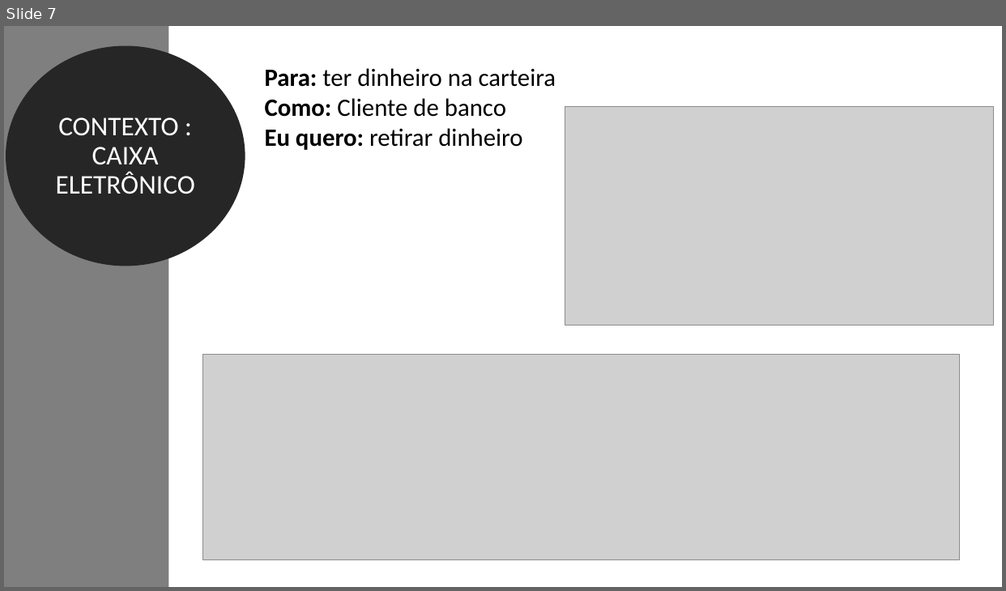
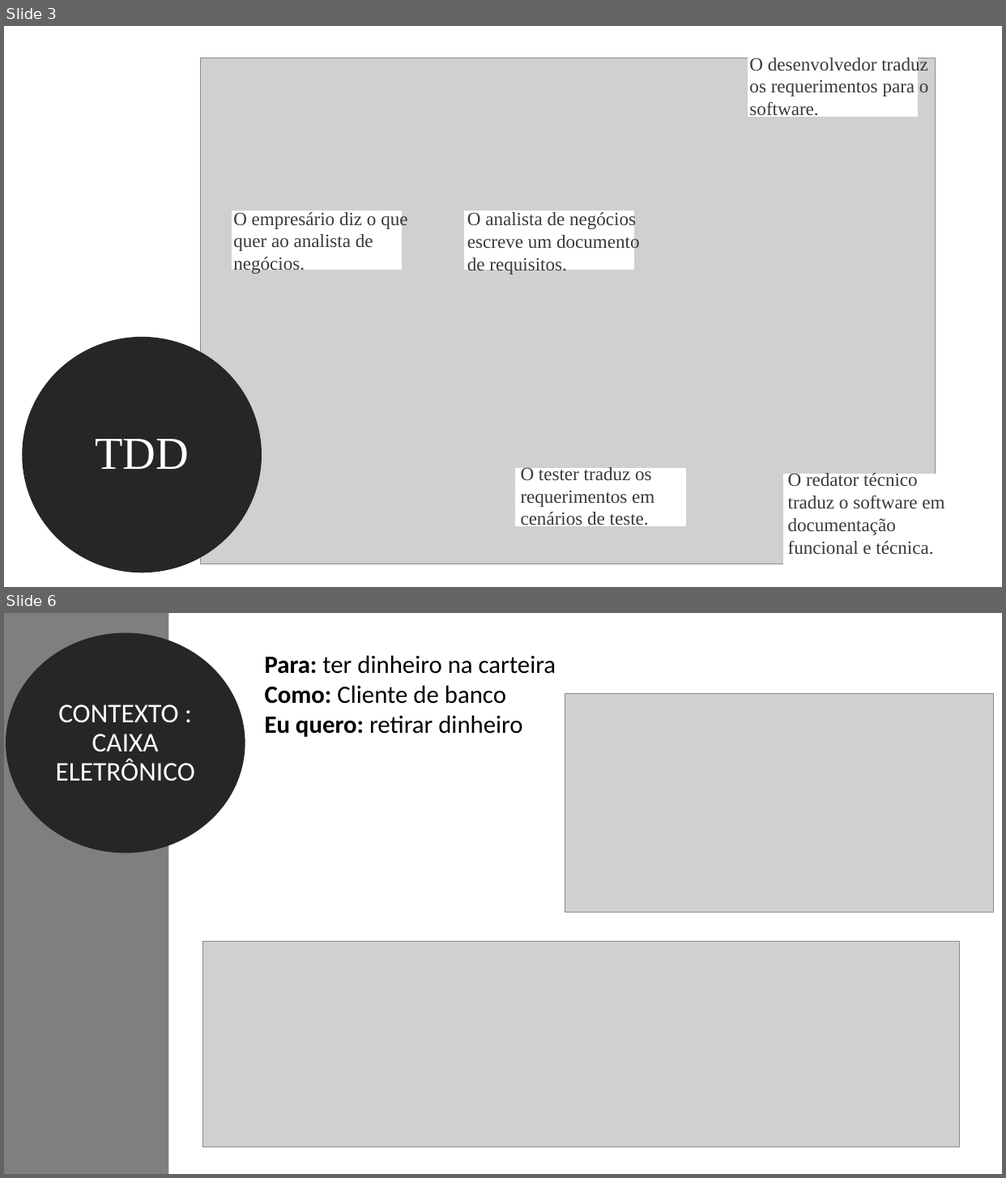
Before and after one commit to feevars/fatec4SEM, a slide deck: 2SEM/IES100 - Engenharia de Software I/BDD - Behavior Driven Development/apresentacao-oficial_BDD.pptx. Shown one above the other, each under a label of ours: slide 7 before the commit, slides 3 and 6 after it; the slides between them are not shown. The pictures are 1006x591 and 1006x1178 pixels, drawn with LibreOffice and Linux fonts; fonts in the diff are those of the drawing; grey boxes stand for pictures. Boxes give left, top, right and bottom in pixels: in the first picture for what was removed or moved away, otherwise in the second. Text is boxed around its words. In the diff, an @@ line names an element or a change of style, - is before the commit and + after.

```diff
--- a/2SEM/IES100 - Engenharia de Software I/BDD - Behavior Driven Development/apresentacao-oficial_BDD.pptx
+++ b/2SEM/IES100 - Engenharia de Software I/BDD - Behavior Driven Development/apresentacao-oficial_BDD.pptx
@@ slide 3 added at [4, 26, 1002, 587], background #FFFFFF @@
@@ picture added at [200, 58, 936, 565] @@
@@ rectangle added at [748, 58, 918, 116], fill #FFFFFF, outline #FFFFFF 1 pt @@
@@ text added at [749, 58, 929, 120], 18 pt, text #3B3838 @@
+O desenvolvedor traduz os requerimentos para o software.
@@ rectangle added at [232, 211, 401, 269], fill #FFFFFF, outline #FFFFFF 1 pt @@
@@ text added at [233, 211, 407, 274], 18 pt, text #3B3838 @@
+O empresário diz o que quer ao analista de negócios.
@@ rectangle added at [464, 211, 633, 269], fill #FFFFFF, outline #FFFFFF 1 pt @@
@@ text added at [467, 211, 640, 275], 18 pt, text #3B3838 @@
+O analista de negócios escreve um documento de requisitos.
@@ ellipse added at [29, 344, 255, 565], fill #262626, outline #262626 13.75 pt, 44 pt, text #FFFFFF @@
+TDD
@@ rectangle added at [516, 468, 685, 526], fill #FFFFFF, outline #FFFFFF 1 pt @@
@@ text added at [521, 466, 654, 530], 18 pt, text #3B3838 @@
+O tester traduz os requerimentos em cenários de teste.
@@ rectangle added at [784, 475, 953, 565], fill #FFFFFF, outline #FFFFFF 1 pt @@
@@ text added at [788, 472, 944, 555], 18 pt, text #3B3838 @@
+O redator técnico traduz o software em documentação funcional e técnica.
@@ what was slide 7 is now slide 6 @@
```
Also in this commit, not shown: 6 slides changed, 1 slide removed, 2 other files.
